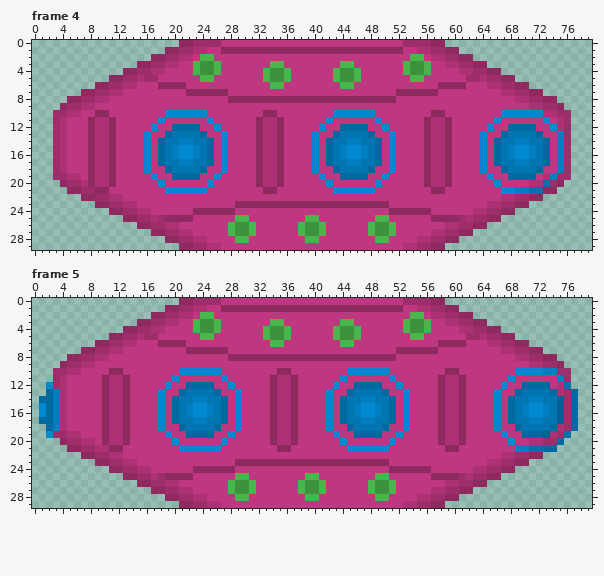
File history of a pixel-art file, source/images/originals/spaceship.aseprite. Above is the file before it was changed.
80x30 pixels, 12 frames. Colours within 5 levels of each other are drawn and written as one. Shown: frame 4, frame 5. The commit also changed other frames, which this record leaves out.
Once edited:
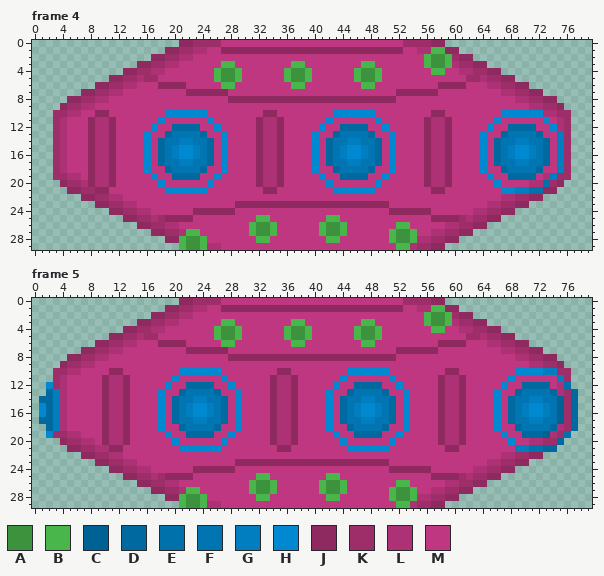
Palette (. is transparent): A #3c923d  B #49b64b  C #006294  D #006aa0  E #0071ab  F #0075b2  G #007ebf  H #0089d0  J #8e2a60  K #9d2e6a  L #ad3275  M #bf3781
Diff:
Frame 4, layer "Studs":
Colour J gives way to colour A in row 29 at x 22.
Colour K gives way to colour A in row 28 at x 22; in row 29 at x 23.
Colour L gives way to colour A in row 2 at x 57 to 58; in row 28 at x 23.
Colour M gives way to colour A in row 3 at x 57 to 58; in rows 4 to 5 at x 27 to 28, 37 to 38 and 47 to 48; in row 26 at x 32 to 33 and 42 to 43; in row 27 at x 32 to 33, 42 to 43 and 52 to 53; in row 28 at x 52 to 53.
Colour J gives way to colour B in row 29 at x 21.
Colour K gives way to colour B in row 1 at x 57 to 58; in row 2 at x 59; in row 28 at x 21; in row 29 at x 24.
Colour L gives way to colour B in row 3 at x 59; in row 27 at x 22; in row 28 at x 24; in row 29 at x 53.
Colour M gives way to colour B in row 2 at x 56; in row 3 at x 27 to 28, 37 to 38 and 47 to 48; in row 4 at x 29, 39, 49 and 57 to 58; in row 5 at x 26, 29, 39 and 49; in row 6 at x 27 to 28, 37 to 38 and 47 to 48; in row 25 at x 32 to 33 and 42 to 43.
Colour M gives way to colour B in row 26 at x 34, 44 and 52 to 53; in row 27 at x 23, 34, 44 and 54; in row 28 at x 32 to 33, 42 to 43, 51 and 54; in row 29 at x 52.
Colour A gives way to colour M in row 3 at x 24 to 25 and 54 to 55; in row 4 at x 24 to 25, 34 to 35, 44 to 45 and 54 to 55; in row 5 at x 34 to 35 and 44 to 45; in rows 26 to 27 at x 29 to 30, 39 to 40 and 49 to 50.
Colour B gives way to colour M in row 2 at x 24 to 25 and 54 to 55; in row 3 at x 23, 26, 34 to 35, 44 to 45 and 53; in row 4 at x 23, 33, 43, 53 and 56; in row 5 at x 24 to 25, 33, 43 and 54 to 55; in row 6 at x 34 to 35 and 44 to 45; in row 25 at x 29 to 30, 39 to 40 and 49 to 50.
Colour B gives way to colour M in row 26 at x 28, 38, 48 and 51; in row 27 at x 28, 38 and 48; in row 28 at x 29 to 30, 39 to 40 and 49 to 50.
Frame 5, layer "Studs": the same change as frame 4
Changed places in both pictures, as pixel boxes (x1, y1, x2, y2):
changed: (263, 47, 452, 89)
changed: (193, 54, 242, 89)
changed: (179, 215, 347, 250)
changed: (368, 215, 417, 250)
changed: (263, 305, 452, 347)
changed: (193, 312, 242, 347)
changed: (179, 473, 347, 508)
changed: (368, 473, 417, 508)
